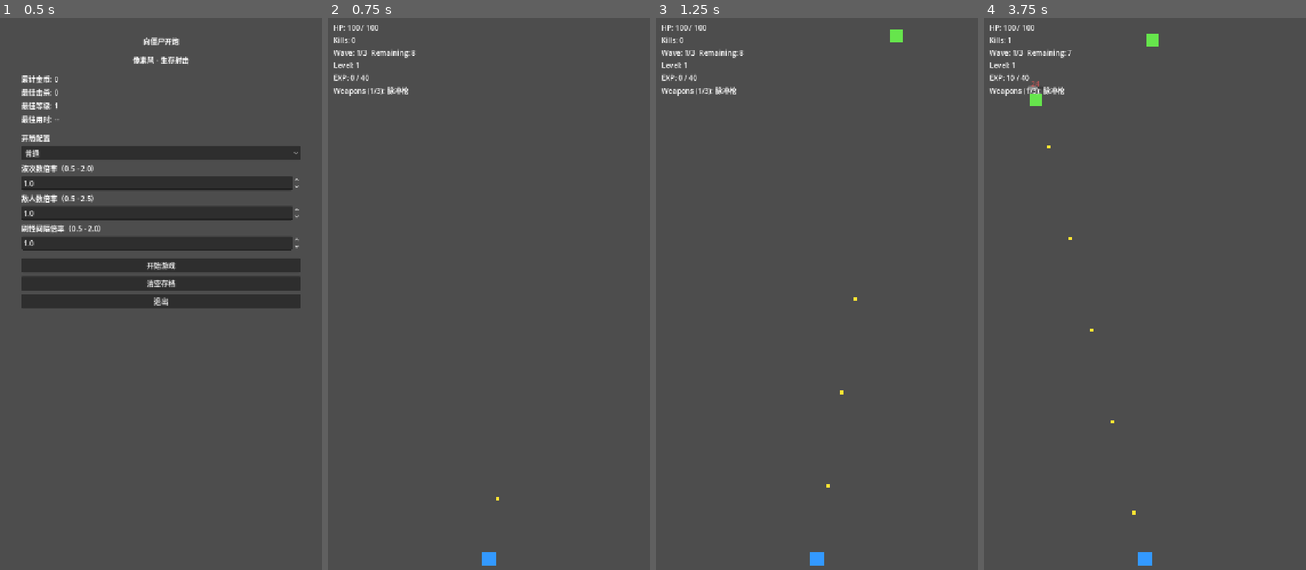
Above: before the commit, frames 1-4 (left to right).
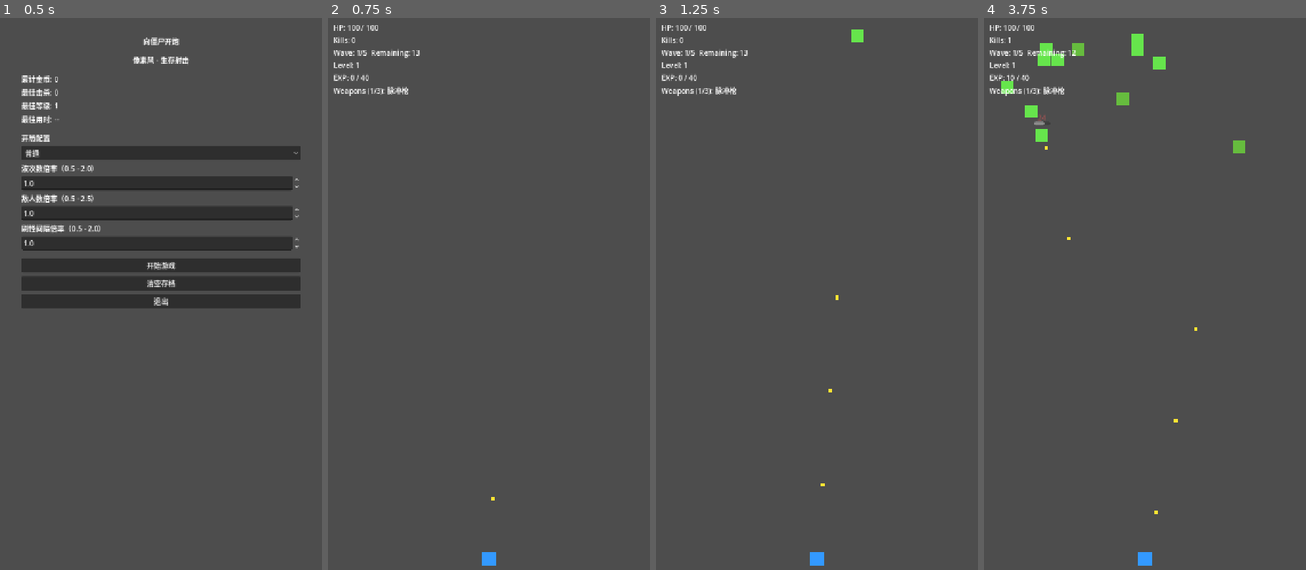
Above: after the commit, the same moments.

Repository: Jlu-waterbrother/fight_zombie
Game: Godot game, scene res://scenes/bootstrap.tscn
The game is run twice, just before and just after one commit, with the same random seed, the same clock (stepped at 60 frames per second) and the same inputs.
Inputs:
- Up to frame 1 (0.5 s): no input
- Up to frame 2 (0.75 s): click "开始游戏" at 0.5 s
- Up to frame 3 (1.25 s): no input
- Up to frame 4 (3.75 s): no input

Frame 1 is identical in both runs. In frame 2, less than 0.1% of the frame differs, in the area x 10-54%, y 5-88%; in frame 3, 0.3%; in frame 4, 1.3%, in the area x 5-82%, y 2-91%.

Commit message:
波次出怪以及更多敌人

Diff:
--- /dev/null
+++ b/game/enemies/scenes/zombie_runner.tscn
@@ -0,0 +1,8 @@
+[gd_scene load_steps=2 format=3]
+
+[ext_resource type="PackedScene" path="res://game/enemies/scenes/enemy_base.tscn" id="1"]
+
+[node name="ZombieRunner" instance=ExtResource("1")]
+modulate = Color(1, 0.82, 0.82, 1)
+move_speed = 155.0
+attack_interval = 0.62
--- a/game/waves/data/wave_table_default.tres
+++ b/game/waves/data/wave_table_default.tres
@@ -1,4 +1,174 @@
-[gd_resource type="Resource" format=3]
+[gd_resource type="Resource" script_class="WaveTable" load_steps=20 format=3]
+
+[ext_resource type="Script" path="res://game/waves/scripts/wave_table.gd" id="1"]
+[ext_resource type="Script" path="res://game/waves/scripts/wave_definition.gd" id="2"]
+[ext_resource type="Script" path="res://game/waves/scripts/wave_spawn_batch.gd" id="3"]
+[ext_resource type="PackedScene" path="res://game/enemies/scenes/zombie_basic.tscn" id="4"]
+[ext_resource type="PackedScene" path="res://game/enemies/scenes/zombie_runner.tscn" id="5"]
+
+[sub_resource type="Resource" id="WaveSpawnBatch_w1a"]
+script = ExtResource("3")
+enemy_scene = ExtResource("4")
+count = 6
+start_delay = 0.0
+spawn_interval = 0.48
+burst_size = 1
+
+[sub_resource type="Resource" id="WaveSpawnBatch_w1b"]
+script = ExtResource("3")
+enemy_scene = ExtResource("4")
+count = 4
+start_delay = 2.0
+spawn_interval = 0.2
+burst_size = 2
+
+[sub_resource type="Resource" id="WaveSpawnBatch_w1c"]
+script = ExtResource("3")
+enemy_scene = ExtResource("5")
+count = 3
+start_delay = 1.1
+spawn_interval = 0.7
+hp_multiplier = 0.9
+attack_multiplier = 1.1
+
+[sub_resource type="Resource" id="WaveSpawnBatch_w2a"]
+script = ExtResource("3")
+enemy_scene = ExtResource("4")
+count = 8
+start_delay = 0.0
+spawn_interval = 0.34
+burst_size = 1
+hp_multiplier = 1.15
+
+[sub_resource type="Resource" id="WaveSpawnBatch_w2b"]
+script = ExtResource("3")
+enemy_scene = ExtResource("4")
+count = 6
+start_delay = 1.6
+spawn_interval = 0.18
+burst_size = 2
+hp_multiplier = 1.2
+
+[sub_resource type="Resource" id="WaveSpawnBatch_w2c"]
+script = ExtResource("3")
+enemy_scene = ExtResource("5")
+count = 5
+start_delay = 0.9
+spawn_interval = 0.4
+burst_size = 1
+hp_multiplier = 1.0
+attack_multiplier = 1.25
+
+[sub_resource type="Resource" id="WaveSpawnBatch_w3a"]
+script = ExtResource("3")
+enemy_scene = ExtResource("4")
+count = 12
+start_delay = 0.0
+spawn_interval = 0.22
+burst_size = 2
+hp_multiplier = 1.3
+
+[sub_resource type="Resource" id="WaveSpawnBatch_w3b"]
+script = ExtResource("3")
+enemy_scene = ExtResource("4")
+count = 10
+start_delay = 1.2
+spawn_interval = 0.14
+burst_size = 3
+hp_multiplier = 1.45
+
+[sub_resource type="Resource" id="WaveSpawnBatch_w3c"]
+script = ExtResource("3")
+enemy_scene = ExtResource("5")
+count = 8
+start_delay = 0.75
+spawn_interval = 0.26
+burst_size = 2
+hp_multiplier = 1.2
+attack_multiplier = 1.35
+
+[sub_resource type="Resource" id="WaveSpawnBatch_w4a"]
+script = ExtResource("3")
+enemy_scene = ExtResource("4")
+count = 14
+start_delay = 0.0
+spawn_interval = 0.2
+burst_size = 2
+hp_multiplier = 1.55
+
+[sub_resource type="Resource" id="WaveSpawnBatch_w4b"]
+script = ExtResource("3")
+enemy_scene = ExtResource("5")
+count = 10
+start_delay = 0.6
+spawn_interval = 0.17
+burst_size = 3
+hp_multiplier = 1.3
+attack_multiplier = 1.45
+
+[sub_resource type="Resource" id="WaveSpawnBatch_w4c"]
+script = ExtResource("3")
+enemy_scene = ExtResource("4")
+count = 8
+start_delay = 2.0
+spawn_interval = 0.1
+burst_size = 4
+hp_multiplier = 1.7
+
+[sub_resource type="Resource" id="WaveSpawnBatch_w5a"]
+script = ExtResource("3")
+enemy_scene = ExtResource("4")
+count = 16
+start_delay = 0.0
+spawn_interval = 0.16
+burst_size = 3
+hp_multiplier = 1.8
+
+[sub_resource type="Resource" id="WaveSpawnBatch_w5b"]
+script = ExtResource("3")
+enemy_scene = ExtResource("5")
+count = 14
+start_delay = 0.35
+spawn_interval = 0.13
+burst_size = 4
+hp_multiplier = 1.45
+attack_multiplier = 1.6
+
+[sub_resource type="Resource" id="WaveSpawnBatch_w5c"]
+script = ExtResource("3")
+enemy_scene = ExtResource("4")
+count = 12
+start_delay = 1.8
+spawn_interval = 0.08
+burst_size = 5
+hp_multiplier = 2.0
+attack_multiplier = 1.2
+
+[sub_resource type="Resource" id="WaveDefinition_1"]
+script = ExtResource("2")
+wave_name = "Wave 1"
+batches = Array[Resource]([SubResource("WaveSpawnBatch_w1a"), SubResource("WaveSpawnBatch_w1b"), SubResource("WaveSpawnBatch_w1c")])
+
+[sub_resource type="Resource" id="WaveDefinition_2"]
+script = ExtResource("2")
+wave_name = "Wave 2"
+batches = Array[Resource]([SubResource("WaveSpawnBatch_w2a"), SubResource("WaveSpawnBatch_w2b"), SubResource("WaveSpawnBatch_w2c")])
+
+[sub_resource type="Resource" id="WaveDefinition_3"]
+script = ExtResource("2")
+wave_name = "Wave 3"
+batches = Array[Resource]([SubResource("WaveSpawnBatch_w3a"), SubResource("WaveSpawnBatch_w3b"), SubResource("WaveSpawnBatch_w3c")])
+
+[sub_resource type="Resource" id="WaveDefinition_4"]
+script = ExtResource("2")
+wave_name = "Wave 4"
+batches = Array[Resource]([SubResource("WaveSpawnBatch_w4a"), SubResource("WaveSpawnBatch_w4b"), SubResource("WaveSpawnBatch_w4c")])
+
+[sub_resource type="Resource" id="WaveDefinition_5"]
+script = ExtResource("2")
+wave_name = "Wave 5"
+batches = Array[Resource]([SubResource("WaveSpawnBatch_w5a"), SubResource("WaveSpawnBatch_w5b"), SubResource("WaveSpawnBatch_w5c")])
 
 [resource]
-resource_name = "wave_table_default_template"
+script = ExtResource("1")
+waves = Array[Resource]([SubResource("WaveDefinition_1"), SubResource("WaveDefinition_2"), SubResource("WaveDefinition_3"), SubResource("WaveDefinition_4"), SubResource("WaveDefinition_5")])
--- /dev/null
+++ b/game/waves/scripts/wave_definition.gd
@@ -0,0 +1,5 @@
+extends Resource
+class_name WaveDefinition
+
+@export var wave_name := ""
+@export var batches: Array[WaveSpawnBatch] = []
--- /dev/null
+++ b/game/waves/scripts/wave_spawn_batch.gd
@@ -0,0 +1,10 @@
+extends Resource
+class_name WaveSpawnBatch
+
+@export var enemy_scene: PackedScene
+@export var count := 6
+@export var start_delay := 0.0
+@export var spawn_interval := 0.45
+@export var burst_size := 1
+@export var hp_multiplier := 1.0
+@export var attack_multiplier := 1.0
--- /dev/null
+++ b/game/waves/scripts/wave_table.gd
@@ -0,0 +1,4 @@
+extends Resource
+class_name WaveTable
+
+@export var waves: Array[WaveDefinition] = []
--- a/scenes/run_game.gd
+++ b/scenes/run_game.gd
@@ -3,6 +3,7 @@
 const ENEMY_SCENE := preload("res://game/enemies/scenes/zombie_basic.tscn")
 const BULLET_SCENE := preload("res://game/weapons/scenes/bullet.tscn")
 const AOE_FIELD_SCENE := preload("res://game/weapons/scenes/aoe_field.tscn")
+const DEFAULT_WAVE_TABLE := preload("res://game/waves/data/wave_table_default.tres")
 const DEFAULT_WEAPON_RESOURCES: Array[WeaponEntry] = [
 	preload("res://game/weapons/data/pulse_weapon.tres"),
 	preload("res://game/weapons/data/laser_weapon.tres"),
@@ -23,6 +24,7 @@
 @export var enemy_base_max_health := 60.0
 @export var enemy_health_growth_per_wave := 0.15
 @export var inter_wave_delay := 1.8
+@export var wave_table: WaveTable = DEFAULT_WAVE_TABLE
 @export var max_equipped_weapons := 3
 @export var weapon_entries: Array[WeaponEntry] = []
 @export var projectile_despawn_margin := 40.0
@@ -77,6 +79,9 @@
 var _effective_enemy_spawn_interval := 1.2
 var _effective_enemies_per_wave_base := 8
 var _effective_enemies_per_wave_growth := 4
+var _effective_enemy_count_scale := 1.0
+var _effective_spawn_interval_scale := 1.0
+var _active_wave_batches: Array[Dictionary] = []
 
 func _ready() -> void:
 	GameState.load_persistent_state()
@@ -137,9 +142,9 @@
 func _start_wave(wave_index: int) -> void:
 	_current_wave_index = wave_index
 	GameState.current_wave = wave_index
-	_current_wave_spawn_remaining = _enemy_count_for_wave(wave_index)
+	_setup_wave_spawn_plan(wave_index)
+	_is_between_waves = false
 	_spawn_cooldown = 0.0
-	_is_between_waves = false
 
 func _tick_wave_spawn(delta: float) -> void:
 	if _is_between_waves:
@@ -149,13 +154,39 @@
 	if _current_wave_spawn_remaining <= 0:
 		return
 
-	_spawn_cooldown -= delta
-	if _spawn_cooldown > 0.0:
-		return
-
-	_spawn_enemy()
-	_current_wave_spawn_remaining -= 1
-	_spawn_cooldown = _effective_enemy_spawn_interval
+	for i in _active_wave_batches.size():
+		var runtime_batch: Dictionary = _active_wave_batches[i]
+		var remaining := int(runtime_batch.get("remaining", 0))
+		if remaining <= 0:
+			continue
+
+		var delay_left := float(runtime_batch.get("delay_left", 0.0))
+		if delay_left > 0.0:
+			delay_left -= delta
+			runtime_batch["delay_left"] = delay_left
+			_active_wave_batches[i] = runtime_batch
+			if delay_left > 0.0:
+				continue
+
+		var cooldown := float(runtime_batch.get("cooldown", 0.0))
+		cooldown -= delta
+		if cooldown > 0.0:
+			runtime_batch["cooldown"] = cooldown
+			_active_wave_batches[i] = runtime_batch
+			continue
+
+		var burst_size : int = max(1, int(runtime_batch.get("burst_size", 1)))
+		var spawn_count : int = min(burst_size, remaining)
+		for _idx in spawn_count:
+			var batch := runtime_batch.get("batch", null) as WaveSpawnBatch
+			_spawn_enemy_from_batch(batch)
+			remaining -= 1
+			_current_wave_spawn_remaining = max(0, _current_wave_spawn_remaining - 1)
+
+		runtime_batch["remaining"] = remaining
+		var spawn_interval := maxf(0.05, float(runtime_batch.get("spawn_interval", _effective_enemy_spawn_interval)))
+		runtime_batch["cooldown"] = spawn_interval
+		_active_wave_batches[i] = runtime_batch
 
 func _try_complete_wave_or_run(delta: float) -> void:
 	if _current_wave_spawn_remaining > 0:
@@ -182,11 +213,87 @@
 	var wave_multiplier := maxf(0.5, GameState.wave_count_multiplier)
 	var enemy_multiplier := maxf(0.5, GameState.enemy_count_multiplier)
 	var spawn_multiplier := maxf(0.5, GameState.spawn_interval_multiplier)
-
-	_effective_total_waves = max(1, int(round(float(total_waves) * wave_multiplier)))
+	var configured_wave_count := _configured_wave_count()
+
+	_effective_total_waves = max(1, int(round(float(configured_wave_count) * wave_multiplier)))
 	_effective_enemy_spawn_interval = maxf(0.1, enemy_spawn_interval * spawn_multiplier)
 	_effective_enemies_per_wave_base = max(1, int(round(float(enemies_per_wave_base) * enemy_multiplier)))
 	_effective_enemies_per_wave_growth = max(1, int(round(float(enemies_per_wave_growth) * enemy_multiplier)))
+	_effective_enemy_count_scale = enemy_multiplier
+	_effective_spawn_interval_scale = spawn_multiplier
+
+func _configured_wave_count() -> int:
+	if wave_table != null and not wave_table.waves.is_empty():
+		return wave_table.waves.size()
+	return total_waves
+
+func _wave_definition_for_index(wave_index: int) -> WaveDefinition:
+	if wave_table == null:
+		return null
+	if wave_table.waves.is_empty():
+		return null
+	var clamped_index := clampi(wave_index - 1, 0, wave_table.waves.size() - 1)
+	return wave_table.waves[clamped_index]
+
+func _setup_wave_spawn_plan(wave_index: int) -> void:
+	_active_wave_batches.clear()
+	_current_wave_spawn_remaining = 0
+	var definition := _wave_definition_for_index(wave_index)
+	if definition == null or definition.batches.is_empty():
+		_current_wave_spawn_remaining = _enemy_count_for_wave(wave_index)
+		_active_wave_batches.append({
+			"batch": null,
+			"remaining": _current_wave_spawn_remaining,
+			"delay_left": 0.0,
+			"cooldown": 0.0,
+			"spawn_interval": _effective_enemy_spawn_interval,
+			"burst_size": 1,
+		})
+		return
+
+	for batch in definition.batches:
+		if batch == null:
+			continue
+		var configured_count : int = max(1, int(round(float(max(1, batch.count)) * _effective_enemy_count_scale)))
+		var configured_interval := maxf(0.05, batch.spawn_interval * _effective_spawn_interval_scale)
+		var configured_delay := maxf(0.0, batch.start_delay * _effective_spawn_interval_scale)
+		_active_wave_batches.append({
+			"batch": batch,
+			"remaining": configured_count,
+			"delay_left": configured_delay,
+			"cooldown": 0.0,
+			"spawn_interval": configured_interval,
+			"burst_size": max(1, batch.burst_size),
+		})
+		_current_wave_spawn_remaining += configured_count
+
+func _spawn_enemy_from_batch(batch: WaveSpawnBatch) -> void:
+	var enemy_scene := ENEMY_SCENE
+	var health_multiplier := 1.0
+	var attack_multiplier := 1.0
+	if batch != null:
+		if batch.enemy_scene != null:
+			enemy_scene = batch.enemy_scene
+		health_multiplier = maxf(0.1, batch.hp_multiplier)
+		attack_multiplier = maxf(0.1, batch.attack_multiplier)
+
+	var enemy := enemy_scene.instantiate() as EnemyBase
+	if enemy == null:
+		return
+
+	var wave_health_multiplier := 1.0 + float(max(_current_wave_index - 1, 0)) * enemy_health_growth_per_wave
+	var enemy_max_health := enemy_base_max_health * wave_health_multiplier * health_multiplier
+	var enemy_attack_damage := enemy_contact_damage * attack_multiplier
+
+	enemy.attack_line_y = player.global_position.y
+	enemy.attack_damage = enemy_attack_damage
+	enemy.attack_tick.connect(_on_enemy_attack_tick)
+	enemy.defeated.connect(_on_enemy_defeated)
+
+	var viewport_size := get_viewport_rect().size
+	enemy.global_position = Vector2(randf_range(40.0, viewport_size.x - 40.0), -32.0)
+	enemy_container.add_child(enemy)
+	enemy.configure_for_run(player.global_position.y, enemy_attack_damage, enemy_max_health)
 
 func _init_weapon_pool() -> void:
 	_weapon_pool.clear()
@@ -232,21 +339,6 @@
 		return
 	_equipped_weapon_ids.append(weapon_id)
 
-func _spawn_enemy() -> void:
-	var enemy := ENEMY_SCENE.instantiate() as EnemyBase
-	var wave_health_multiplier := 1.0 + float(max(_current_wave_index - 1, 0)) * enemy_health_growth_per_wave
-	var enemy_max_health := enemy_base_max_health * wave_health_multiplier
-
-	enemy.attack_line_y = player.global_position.y
-	enemy.attack_damage = enemy_contact_damage
-	enemy.attack_tick.connect(_on_enemy_attack_tick)
-	enemy.defeated.connect(_on_enemy_defeated)
-
-	var viewport_size := get_viewport_rect().size
-	enemy.global_position = Vector2(randf_range(40.0, viewport_size.x - 40.0), -32.0)
-	enemy_container.add_child(enemy)
-	enemy.configure_for_run(player.global_position.y, enemy_contact_damage, enemy_max_health)
-
 func _tick_weapon(delta: float, weapon_id: String) -> void:
 	if not _weapon_pool.has(weapon_id):
 		return
Not shown, added: game/waves/scripts/wave_definition.gd.uid
Not shown, added: game/waves/scripts/wave_spawn_batch.gd.uid
Not shown, added: game/waves/scripts/wave_table.gd.uid
